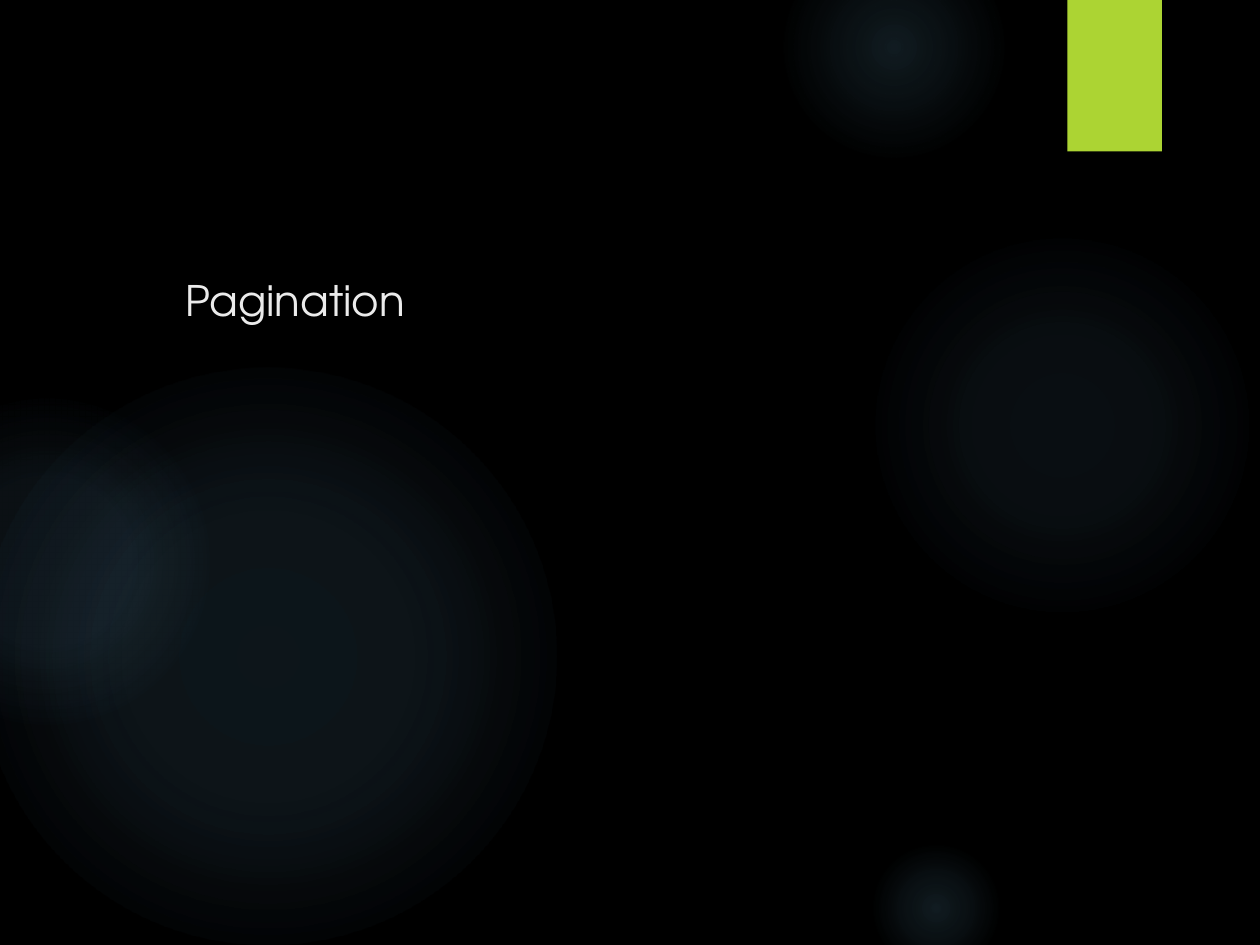
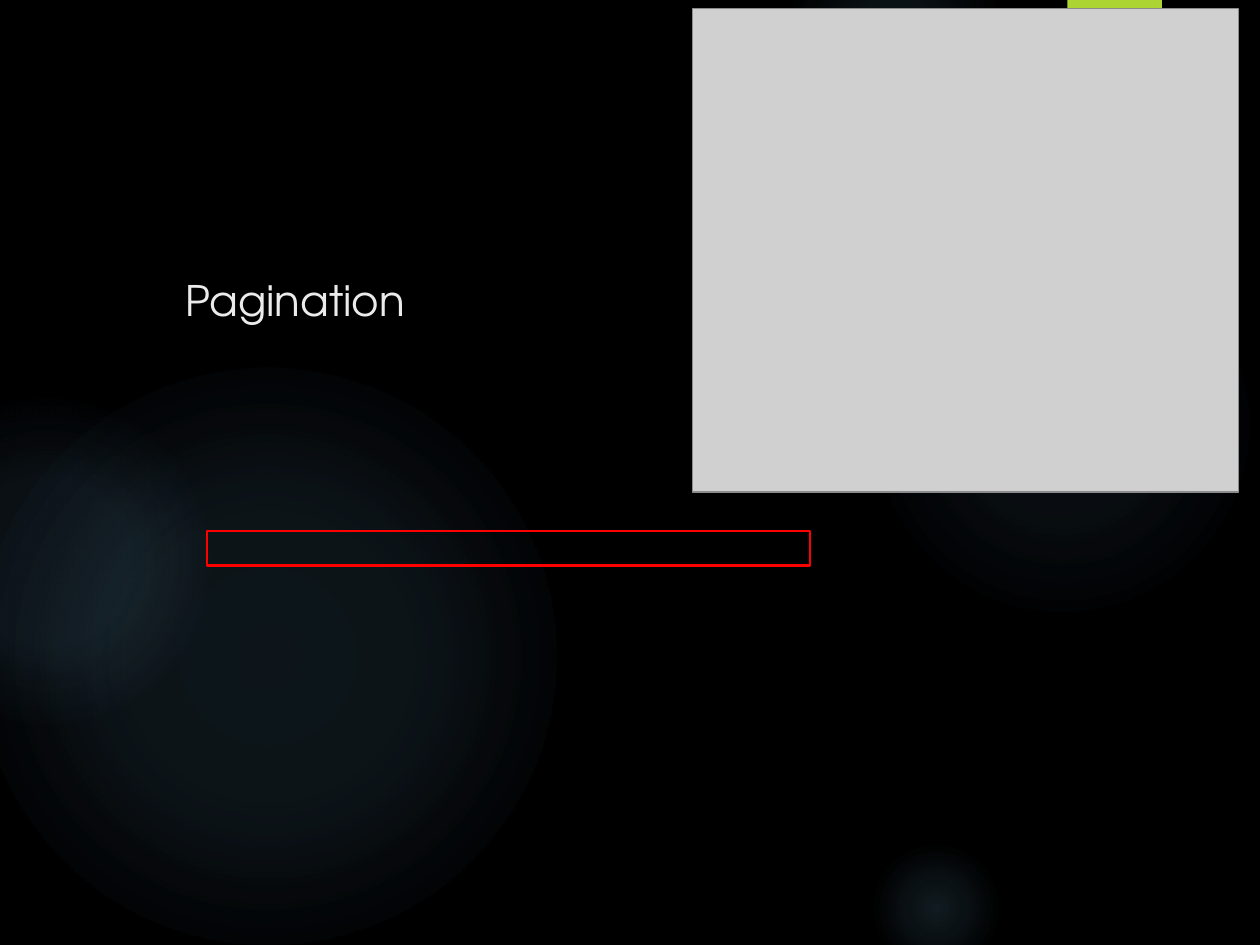
Before and after one commit to daviddongguo/BookstorePHP, a slide deck: slide 9 of Project Presentation_dongguo.pptx. Drawn at 1260x945 pixels with LibreOffice and Linux fonts; fonts in the diff are those of the drawing; grey boxes stand for pictures; background and template pictures are left out. Boxes give left, top, right and bottom in pixels: in the first picture for what was removed or moved away, otherwise in the second. Text is boxed around its words. In the diff, an @@ line names an element or a change of style, - is before the commit and + after.

```diff
--- a/Project Presentation_dongguo.pptx
+++ b/Project Presentation_dongguo.pptx
@@ picture added at [693,9,1239,493] @@
@@ rectangle added at [207,530,810,566], outline #FF0000 1.5 pt @@
```
Also in this commit, not shown: 1 other slide changed, 2 slides added, 4 slides removed.
